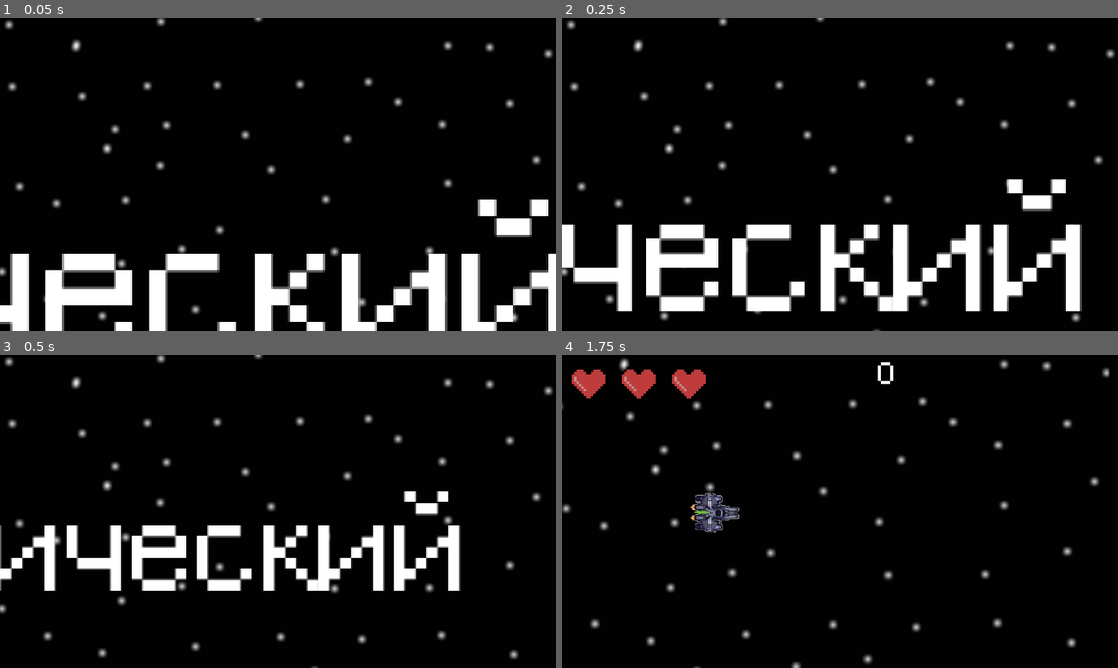
Above: before the commit, frames 1-4 (two rows, left to right).
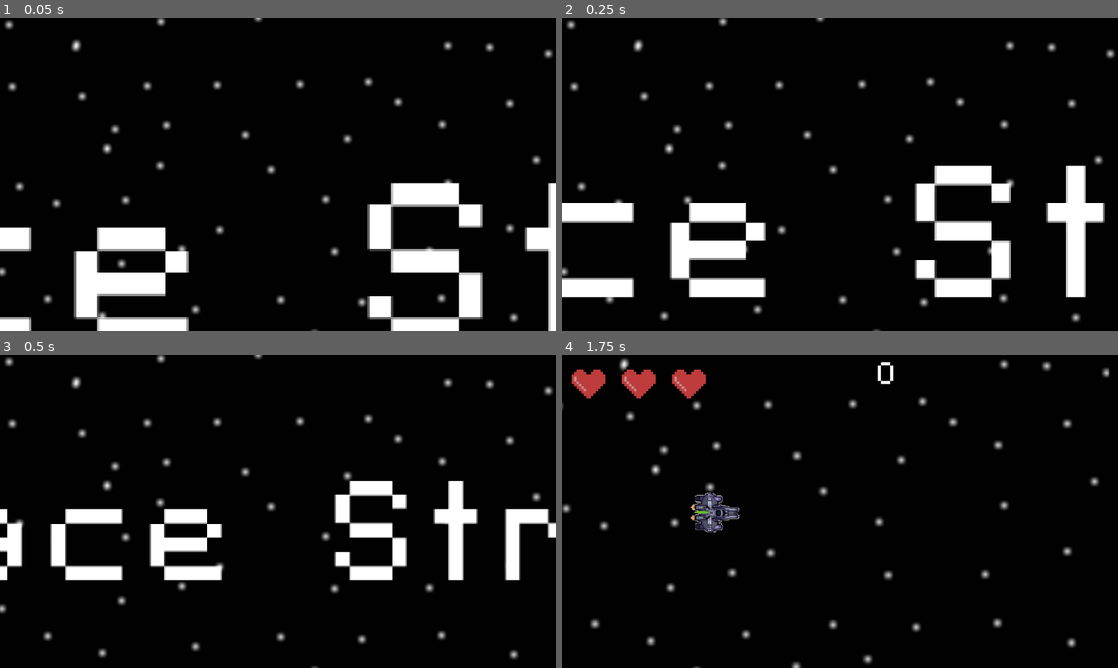
Above: after the commit, the same moments.

Repository: cofeek-codes/Space-Strike
Game: Godot game, scene res://scenes/ui/main_menu.tscn
The game is run twice, just before and just after one commit, with the same random seed, the same clock (stepped at 60 frames per second) and the same inputs.
Inputs (mouse positions are in pixels of both pictures, inside the frame that each line leads up to):
- Up to frame 1 (0.05 s): no input
- Up to frame 2 (0.25 s): no input
- Up to frame 3 (0.5 s): no input
- Up to frame 4 (1.75 s): click (856, 580) at 0.5 s; move the mouse to (962, 495) at 1.27 s; hold Right (move_right) from 1.28 s (still down); click (962, 495) at 1.35 s

The runs differ from the first frame. In frame 1, 16% of the frame differs, in the area x 0-100%, y 52-100%; in frame 2, 16%, in the area x 0-98%, y 47-94%; in frame 3, 12%; in frame 4, nothing differs.

Commit message:
test locale changed again)

Diff:
--- a/project.godot
+++ b/project.godot
@@ -54,6 +54,14 @@
 
 [input]
 
+ui_accept={
+"deadzone": 0.5,
+"events": [Object(InputEventKey,"resource_local_to_scene":false,"resource_name":"","device":0,"window_id":0,"alt_pressed":false,"shift_pressed":false,"ctrl_pressed":false,"meta_pressed":false,"pressed":false,"keycode":4194309,"physical_keycode":0,"key_label":0,"unicode":0,"location":0,"echo":false,"script":null)
+, Object(InputEventKey,"resource_local_to_scene":false,"resource_name":"","device":0,"window_id":0,"alt_pressed":false,"shift_pressed":false,"ctrl_pressed":false,"meta_pressed":false,"pressed":false,"keycode":4194310,"physical_keycode":0,"key_label":0,"unicode":0,"location":0,"echo":false,"script":null)
+, Object(InputEventKey,"resource_local_to_scene":false,"resource_name":"","device":0,"window_id":0,"alt_pressed":false,"shift_pressed":false,"ctrl_pressed":false,"meta_pressed":false,"pressed":false,"keycode":32,"physical_keycode":0,"key_label":0,"unicode":32,"location":0,"echo":false,"script":null)
+, Object(InputEventJoypadButton,"resource_local_to_scene":false,"resource_name":"","device":-1,"button_index":0,"pressure":0.0,"pressed":true,"script":null)
+]
+}
 move_left={
 "deadzone": 0.5,
 "events": [Object(InputEventKey,"resource_local_to_scene":false,"resource_name":"","device":-1,"window_id":0,"alt_press …(195 unchanged characters)…
@@ -93,7 +101,7 @@
 
 locale/translations=PackedStringArray("res://localizations/en.po", "res://localizations/ru.po")
 locale/translations_pot_files=PackedStringArray("res://scenes/ui/game_over.tscn", "res://scenes/ui/how_to_play.tscn", "res://scenes/ui/main_menu.tscn", "res://scenes/ui/settings_menu.tscn")
-locale/test="ru"
+locale/test="en"
 locale/locale_filter_mode=0
 
 [rendering]
